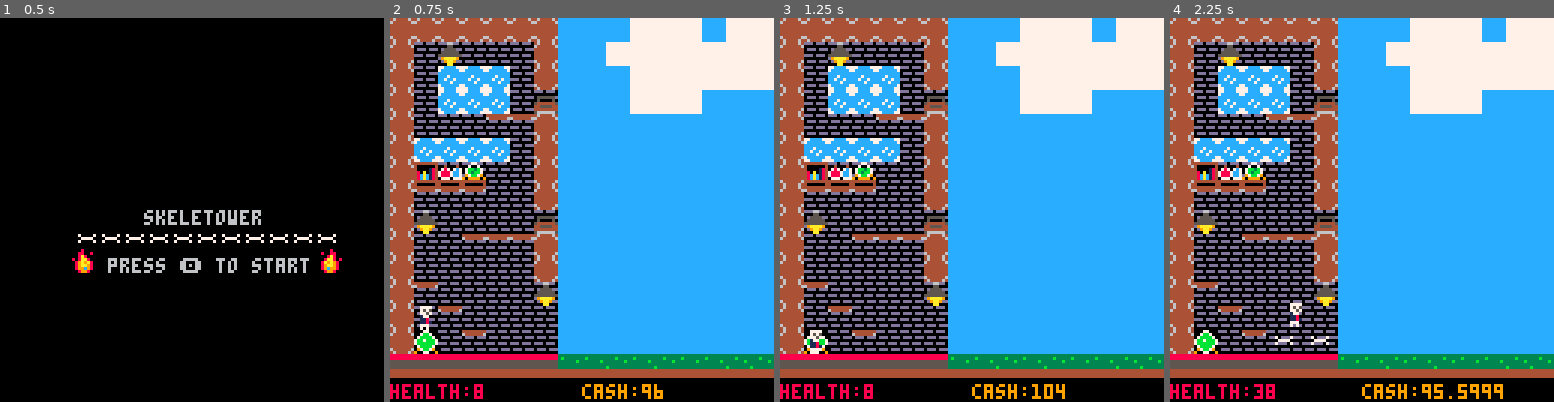
Above: before the commit, frames 1-4 (left to right).
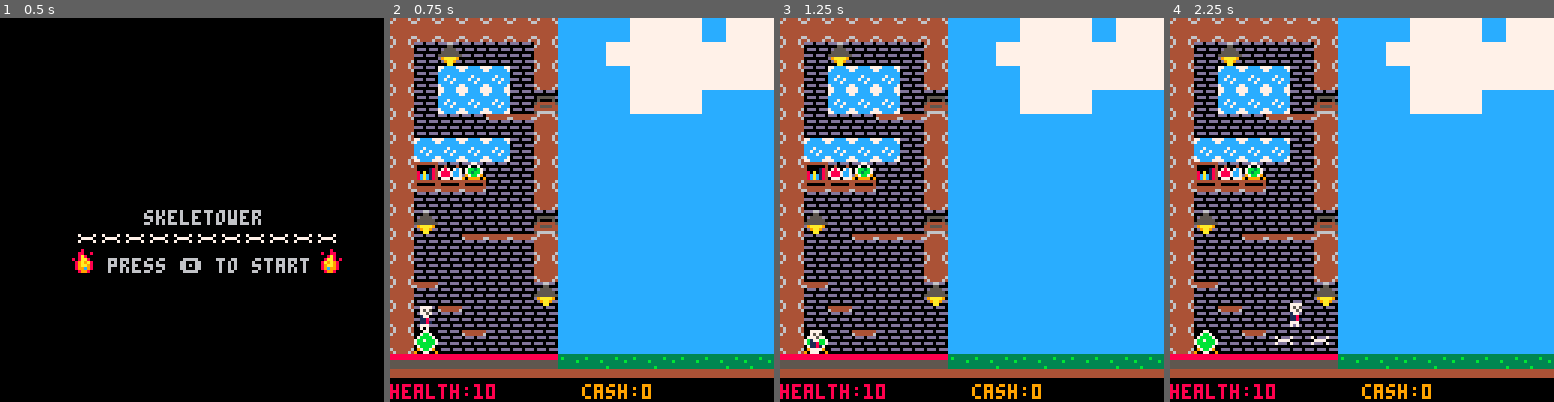
Above: after the commit, the same moments.

Repository: dlmather/skeletower
Game: PICO-8 cartridge skelly.p8
Same seed, same stepped clock (60 frames per second), same inputs: the game is played once before the commit and once after it.
Inputs:
- Up to frame 1 (0.5 s): tap X (X key) at 0.33 s
- Up to frame 2 (0.75 s): tap O (Z key) at 0.7 s
- Up to frame 3 (1.25 s): tap X (X key) at 1.07 s
- Up to frame 4 (2.25 s): hold Right 1.6-2.1 s; tap O (Z key) at 1.7, 2.1 s; tap X (X key) at 1.85 s; hold Up from 2.15 s (still down)

Frame 1 is identical in both runs. In frame 2, 0.2% of the frame differs, in the area x 21-72%, y 95-100%; in frame 3, 0.3%; in frame 4, 0.4%, in the area x 22-87%, y 95-100%.

Commit message:
parameter tweaking

Diff:
--- a/skelly.p8
+++ b/skelly.p8
@@ -66,8 +66,8 @@
 
 function playerstats(cam_x, cam_y)
     rectfill(0, 120, cam_x+128, cam_y+128, 0)
-    print("health:"..tostr(p1.x), cam_x, cam_y+122, 8)
-    print("cash:"..tostr(p1.y), cam_x+64, cam_y+122, 9)
+    print("health:"..tostr(p1.hp), cam_x, cam_y+122, 8)
+    print("cash:"..tostr(p1.cash), cam_x+64, cam_y+122, 9)
 end
 
 -- end gui
@@ -286,7 +286,7 @@
 function enemybear(x,y,dx)
     return {
         x=x,
-        y=y,
+        y=y-8,
         hp=16,
         dx=0.25*dx,
         size=2,
@@ -511,7 +511,8 @@
 function create_levels()
     spawns = {}
     for i=1,2 do
-        add(spawns, spawn(enemyknight, 10*i))
+        add(spawns, spawn(enemybear, 10*i))
+        add(spawns, spawn(enemybear, 20*i))
     end
     levels = {
         create_level(0, 0, {wave(spawns)}),
Not shown, changed: the sound effects (__sfx__) section of skelly.p8
